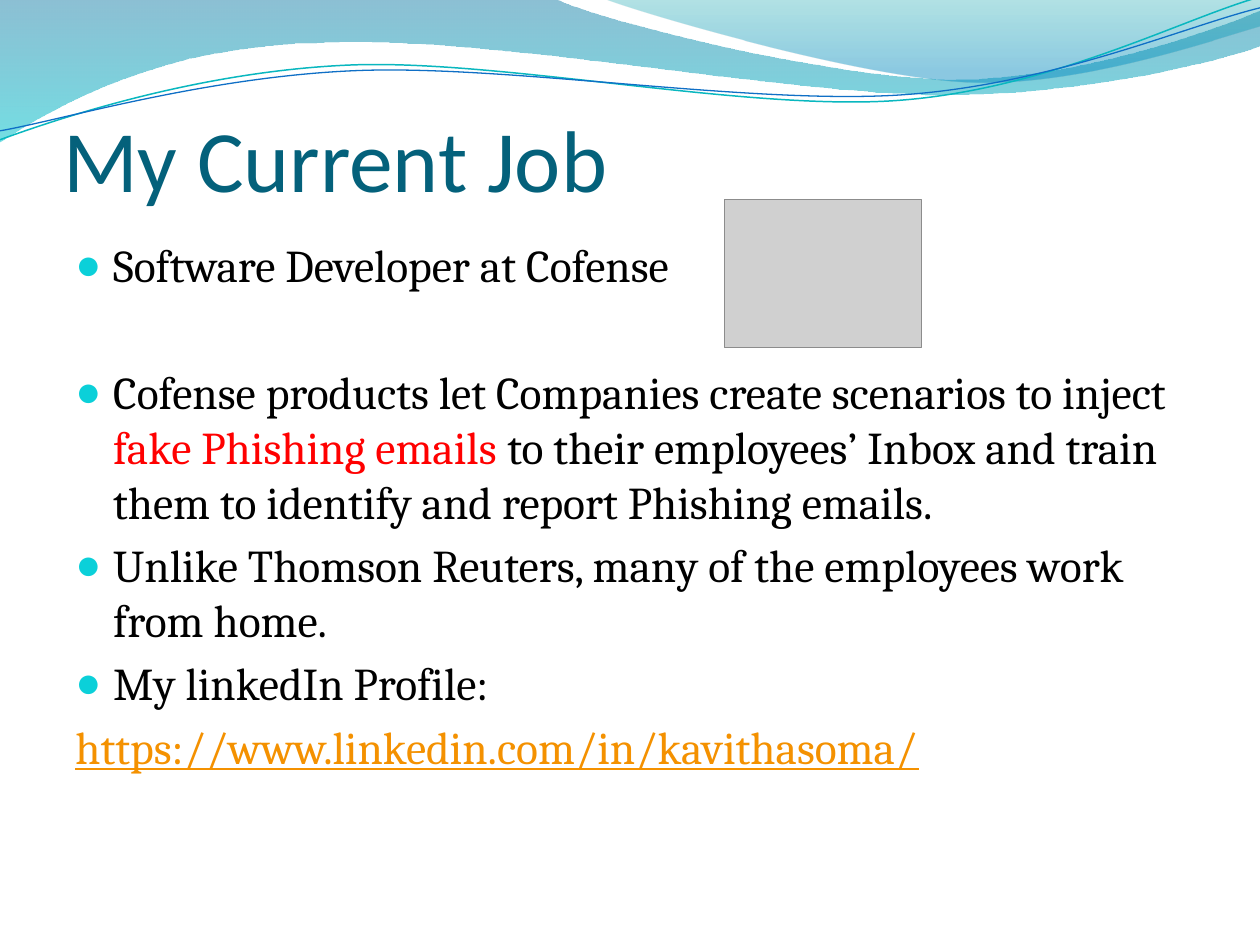
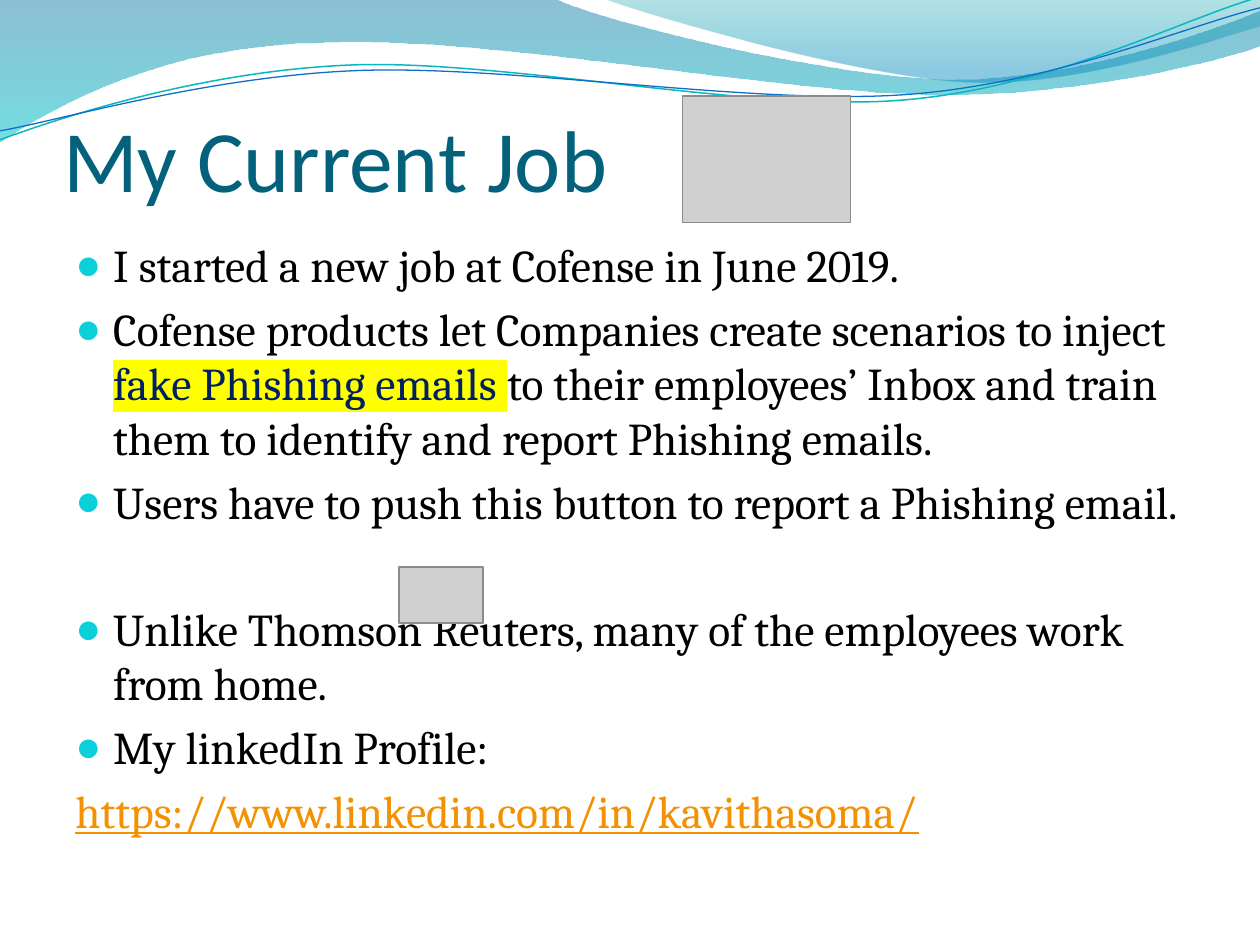
Before and after one commit to rkavitha/PresentationOnITIndustry, a slide deck: slide 4 of IT Industry.pptx. Drawn at 1260x945 pixels with LibreOffice and Linux fonts; fonts in the diff are those of the drawing; grey boxes stand for pictures; background and template pictures are left out. Boxes give left, top, right and bottom in pixels: in the first picture for what was removed or moved away, otherwise in the second. Text is boxed around its words. In the diff, an @@ line names an element or a change of style, - is before the commit and + after.

```diff
--- a/IT Industry.pptx
+++ b/IT Industry.pptx
@@ picture: place and size @@
-picture at (724, 199, 921, 348)
+picture at (683, 96, 850, 222)
@@ text at (113, 249, 899, 292): text changed @@
-● Software Developer at Cofense
+● I started a new job at Cofense in June 2019.
@@ text at (113, 313, 1166, 465): text colour #FF0000 to #002060, highlight none to #FFFF00 in "fake Phishing emails" @@
@@ text at (113, 487, 1178, 529): paragraph added @@
+● Users have to push this button to report a Phishing email.
@@ picture added at (399, 567, 484, 622) @@
```
Also in this commit, not shown: 11 other slides changed.
